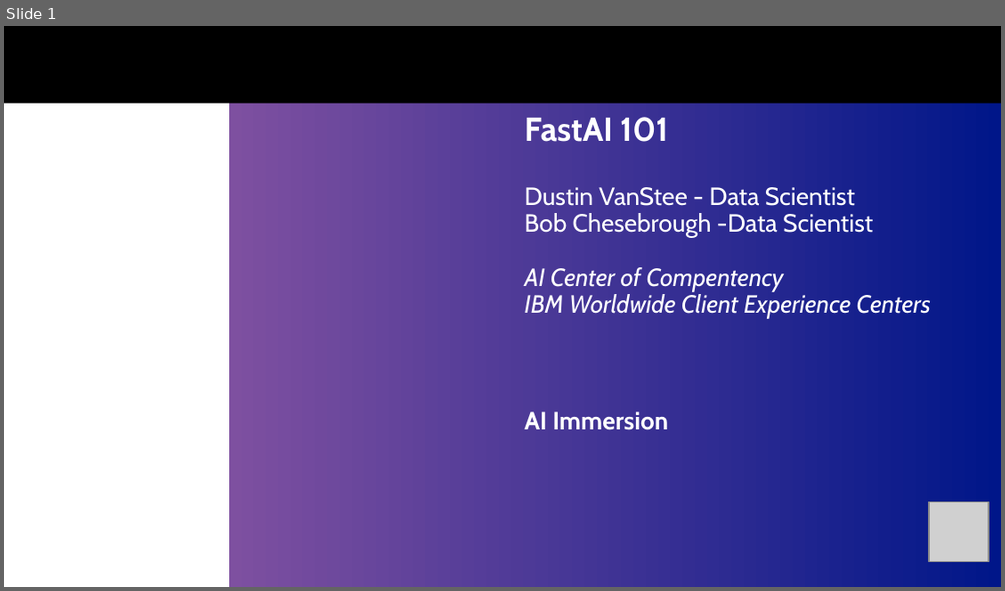
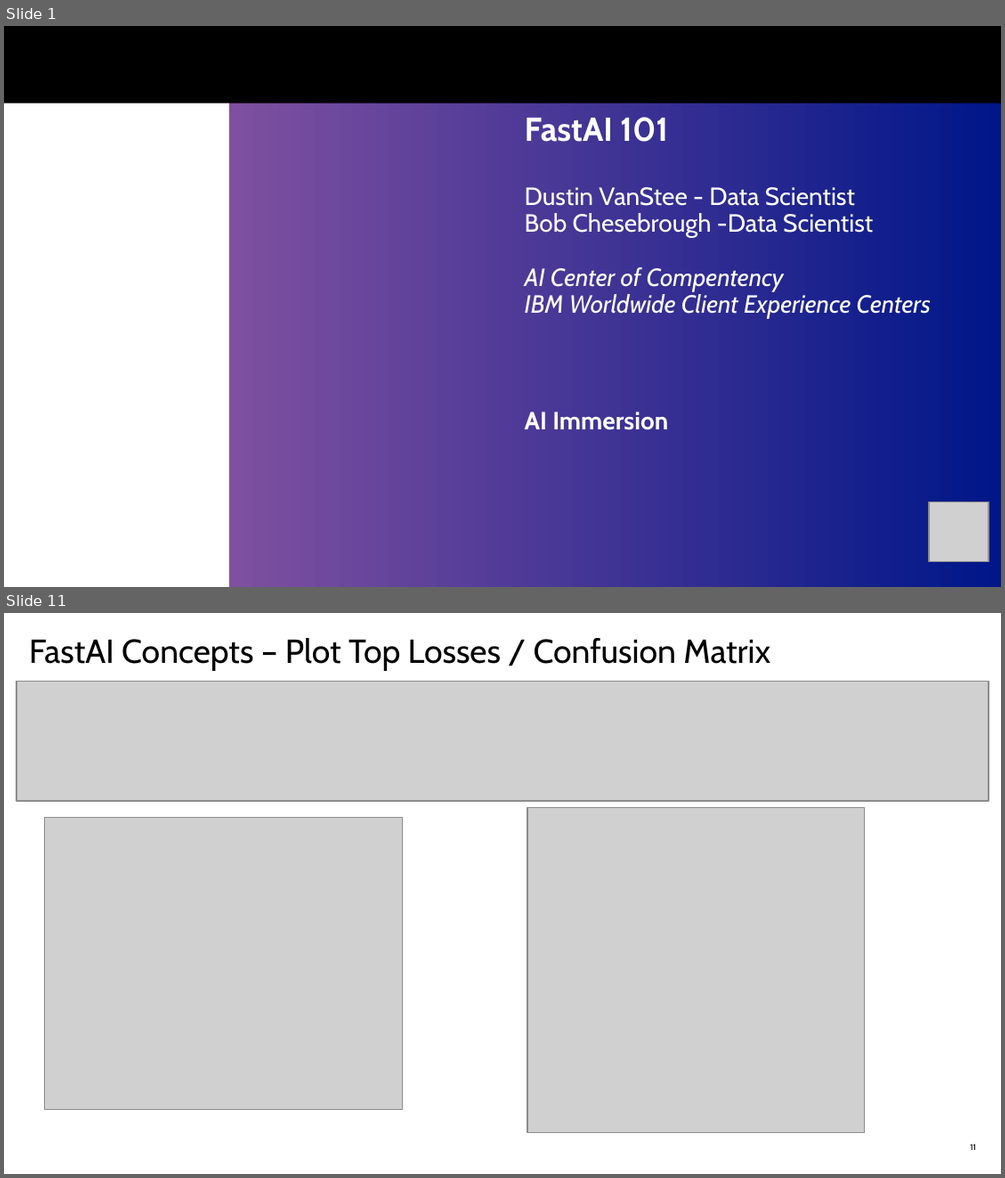
Before and after one commit to dustinvanstee/aicoc-ai-immersion, a slide deck: FastAI/FastAI-101.pptx. Shown one above the other, each under a label of ours: slide 1 before the commit, slides 1 and 11 after it; the slides between them are not shown. The pictures are 1005x591 and 1005x1178 pixels, drawn with LibreOffice and Linux fonts; fonts in the diff are those of the drawing; grey boxes stand for pictures; background and template pictures are left out. Boxes give left, top, right and bottom in pixels: in the first picture for what was removed or moved away, otherwise in the second. Text is boxed around its words. In the diff, an @@ line names an element or a change of style, - is before the commit and + after.

```diff
--- a/FastAI/FastAI-101.pptx
+++ b/FastAI/FastAI-101.pptx
@@ slide 11 added at [4,613,1001,1174], background #FFFFFF @@
@@ title added at [29,638,770,671], 24 pt, text #000000 @@
+FastAI Concepts – Plot Top Losses / Confusion Matrix
@@ picture added at [16,682,987,802] @@
@@ picture added at [45,818,403,1110] @@
@@ picture added at [527,807,865,1133] @@
@@ page number added at [970,1143,976,1150], 6 pt, text #000000 @@
+11
```
Also in this commit, not shown: 1 slide changed, 9 other slides added, 1 slide removed, 2 other files.
